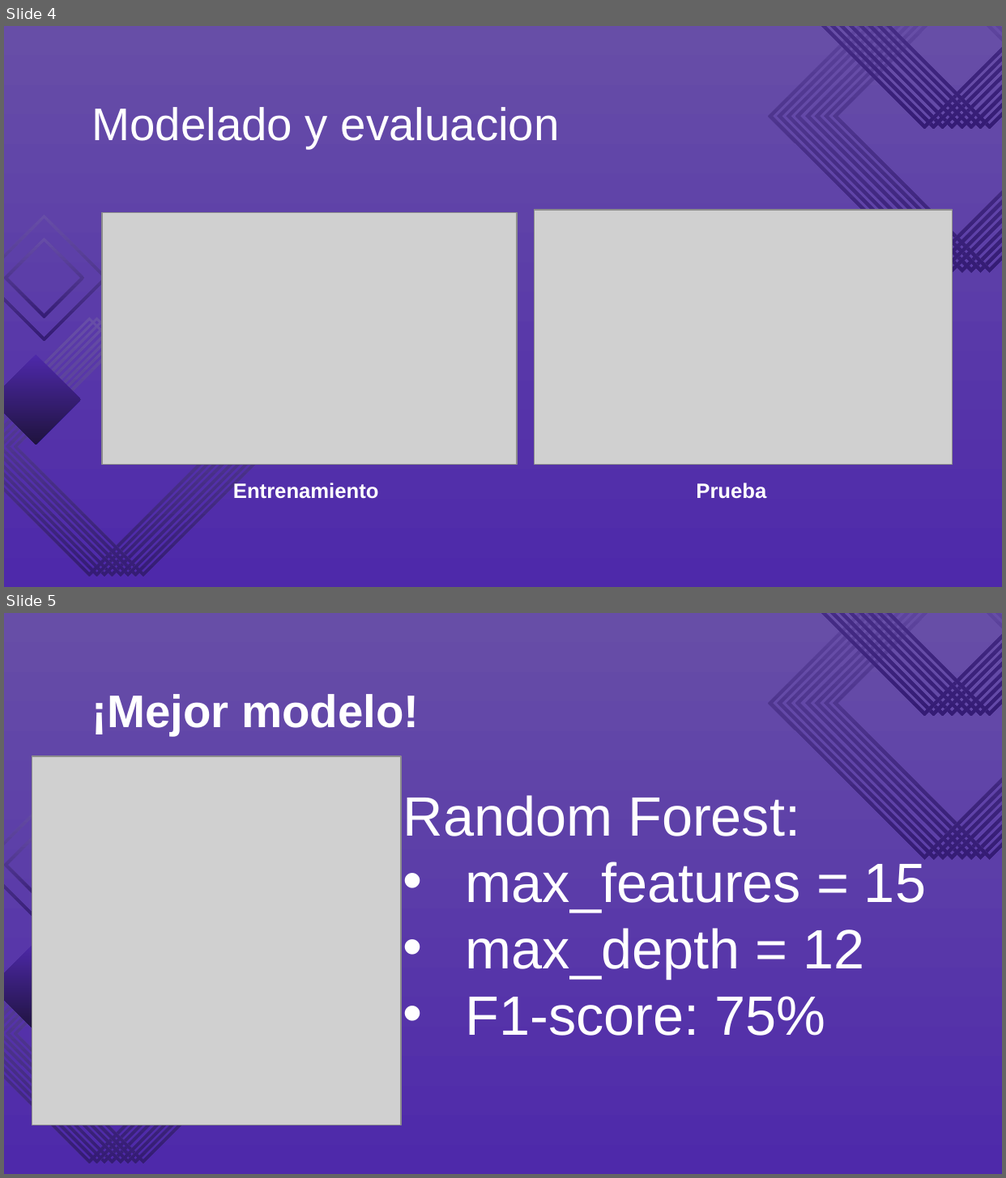
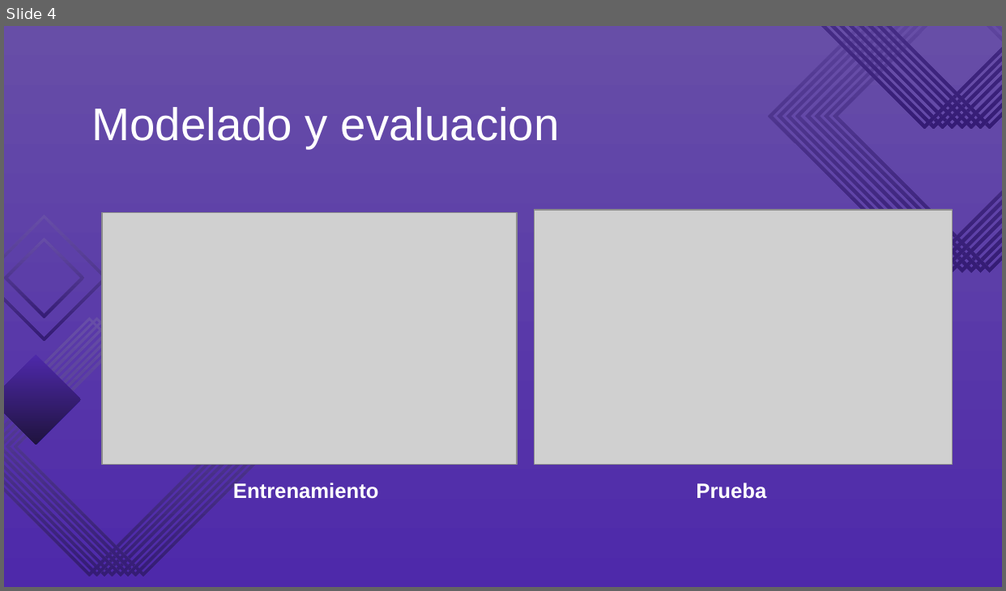
Before and after one commit to jlibarra-dev/entrega2-datos, a slide deck: BancoSeneca.pptx. Shown one above the other, each under a label of ours: slides 4 and 5 before the commit, slide 4 after it. The pictures are 1006x1178 and 1006x591 pixels, drawn with LibreOffice and Linux fonts; fonts in the diff are those of the drawing; grey boxes stand for pictures. Boxes give left, top, right and bottom in pixels: in the first picture for what was removed or moved away, otherwise in the second. Text is boxed around its words. In the diff, an @@ line names an element or a change of style, - is before the commit and + after.

```diff
--- a/BancoSeneca.pptx
+++ b/BancoSeneca.pptx
@@ slide 5 removed at (4, 613, 1002, 1174), background gradient #4E29AA to #674EA7; not listed: 27 template elements that a slide beside it also shows @@
@@ title removed at (91, 694, 419, 735) @@
-¡Mejor modelo!
@@ picture removed at (32, 756, 401, 1126) @@
@@ text removed at (403, 795, 926, 1036) @@
-Random Forest:
-• max_features = 15
-• max_depth = 12
-• F1-score: 75%
```
Also in this commit, not shown: 2 slides changed, 3 slides added, 1 other slide removed.
